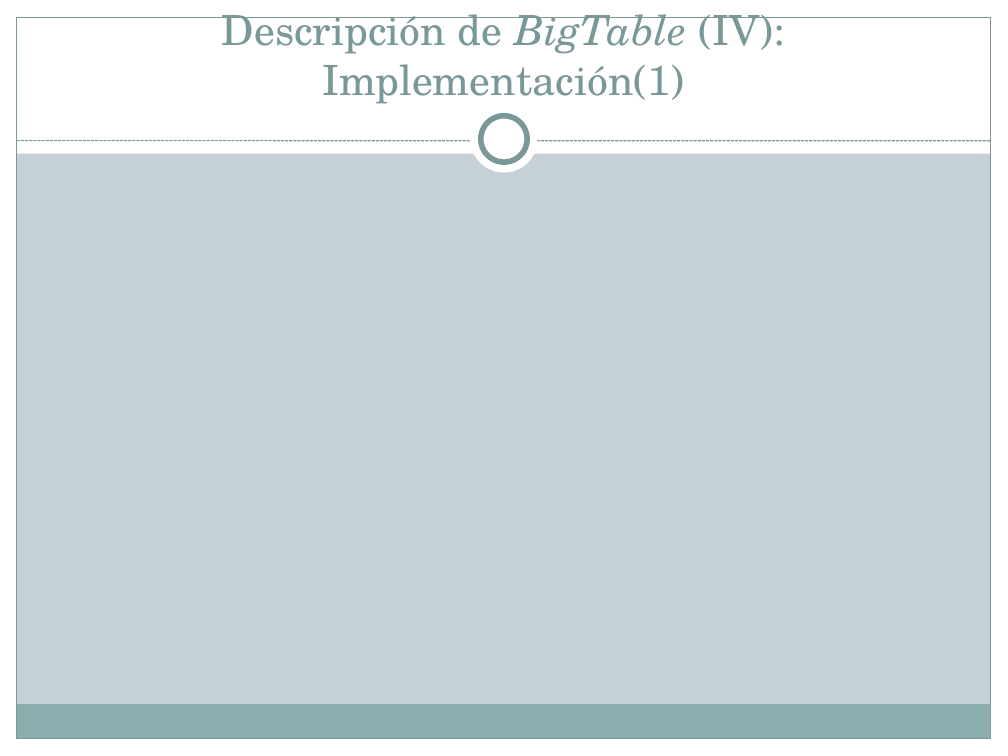
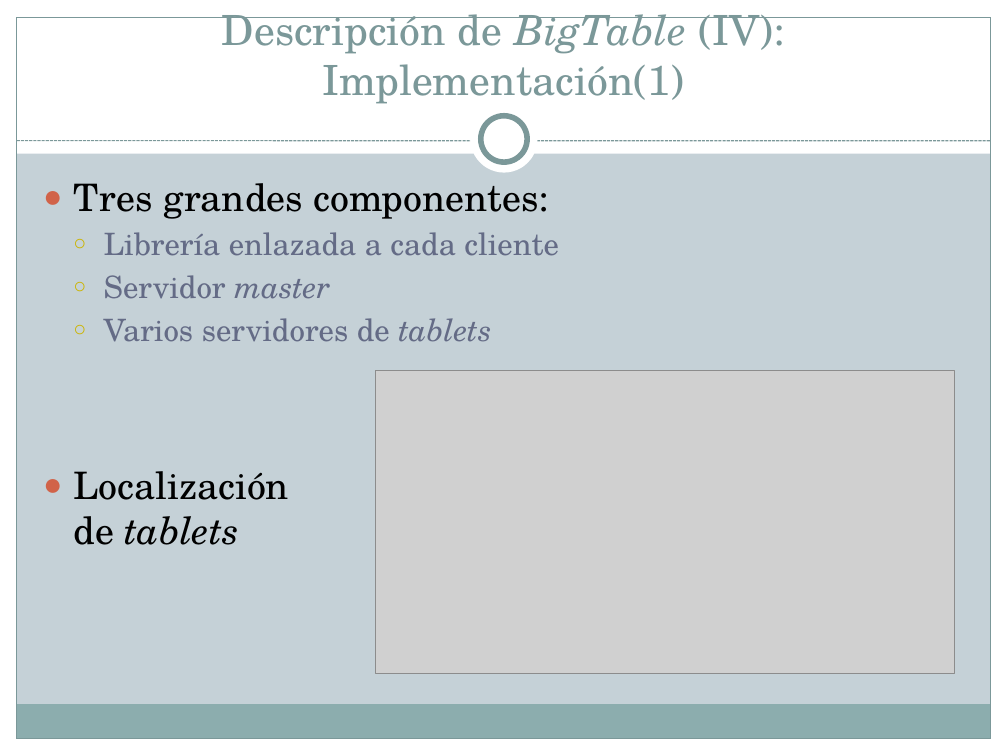
Before and after one commit to Transistores-de-silicio/Trabajo-MABD, a slide deck: slide 12 of BigTable.pptx. Drawn at 1008x756 pixels with LibreOffice and Linux fonts; fonts in the diff are those of the drawing; grey boxes stand for pictures. Boxes give left, top, right and bottom in pixels: in the first picture for what was removed or moved away, otherwise in the second. Text is boxed around its words. In the diff, an @@ line names an element or a change of style, - is before the commit and + after.

```diff
--- a/BigTable.pptx
+++ b/BigTable.pptx
@@ text added at (73, 183, 559, 545), 22 pt, text #646B86 @@
+● Tres grandes componentes:
+  ○ Librería enlazada a cada cliente
+  ○ Servidor master
+  ○ Varios servidores de tablets
+● Localización
+  de tablets
@@ picture added at (375, 370, 955, 673) @@
```
Also in this commit, not shown: 12 other slides changed, 9 other files.
